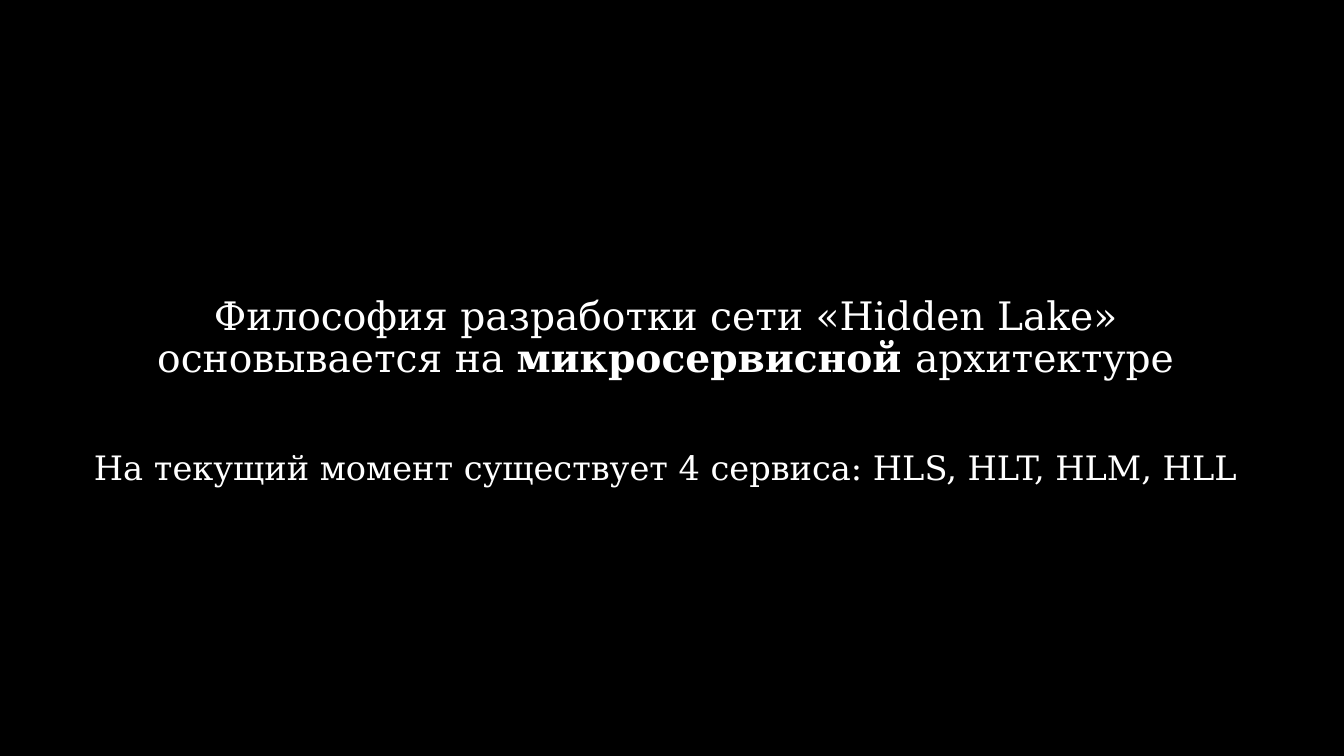
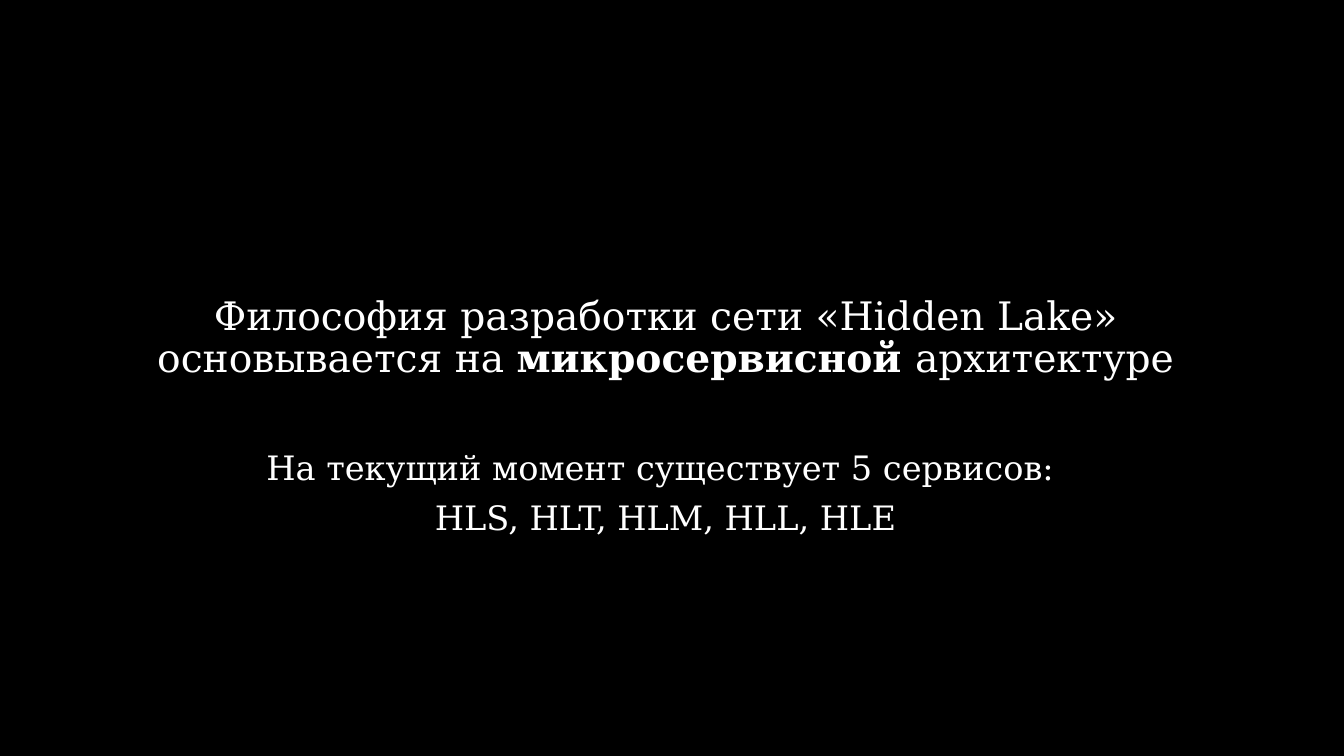
Before and after one commit to number571/go-peer, a slide deck: slide 11 of docs/hidden_lake_anonymous_network.pptx. Drawn at 1344x756 pixels with LibreOffice and Linux fonts; fonts in the diff are those of the drawing. Boxes give left, top, right and bottom in pixels: in the first picture for what was removed or moved away, otherwise in the second. Text is boxed around its words. In the diff, an @@ line names an element or a change of style, - is before the commit and + after.

```diff
--- a/docs/hidden_lake_anonymous_network.pptx
+++ b/docs/hidden_lake_anonymous_network.pptx
@@ text at [266,455,1054,535]: text changed @@
-На текущий момент существует 4 сервиса: HLS, HLT, HLM, HLL
+На текущий момент существует 5 сервисов:
+HLS, HLT, HLM, HLL, HLE
```
Also in this commit, not shown: 4 other files.
